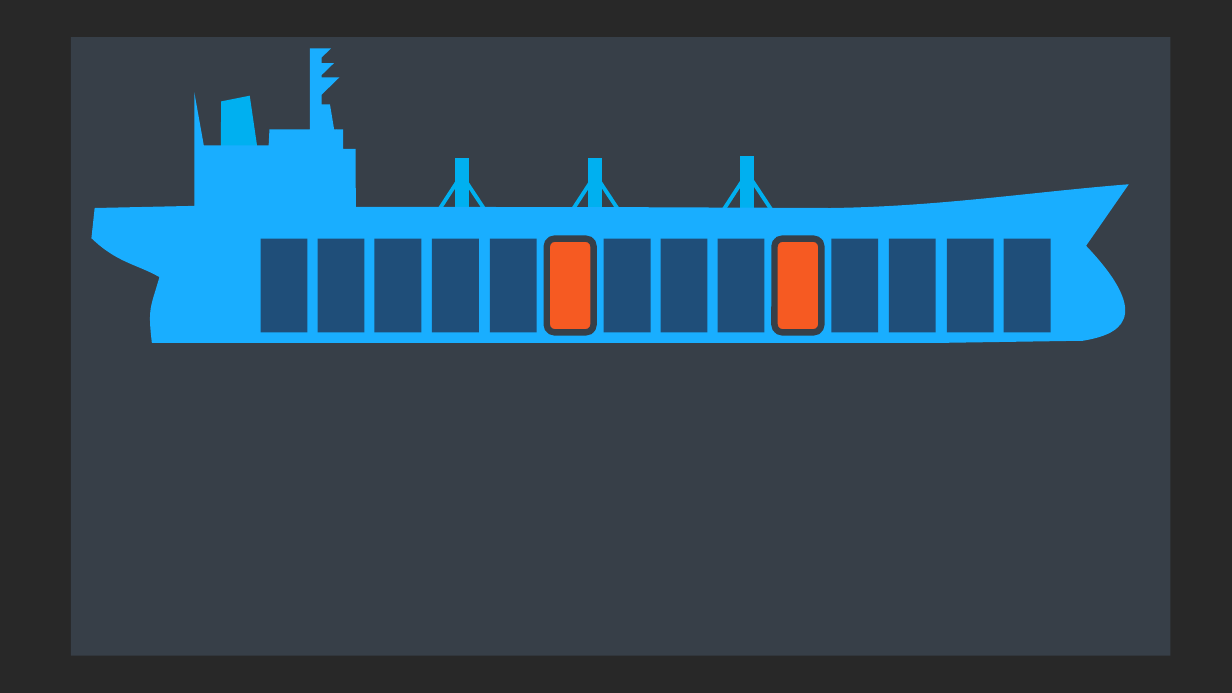
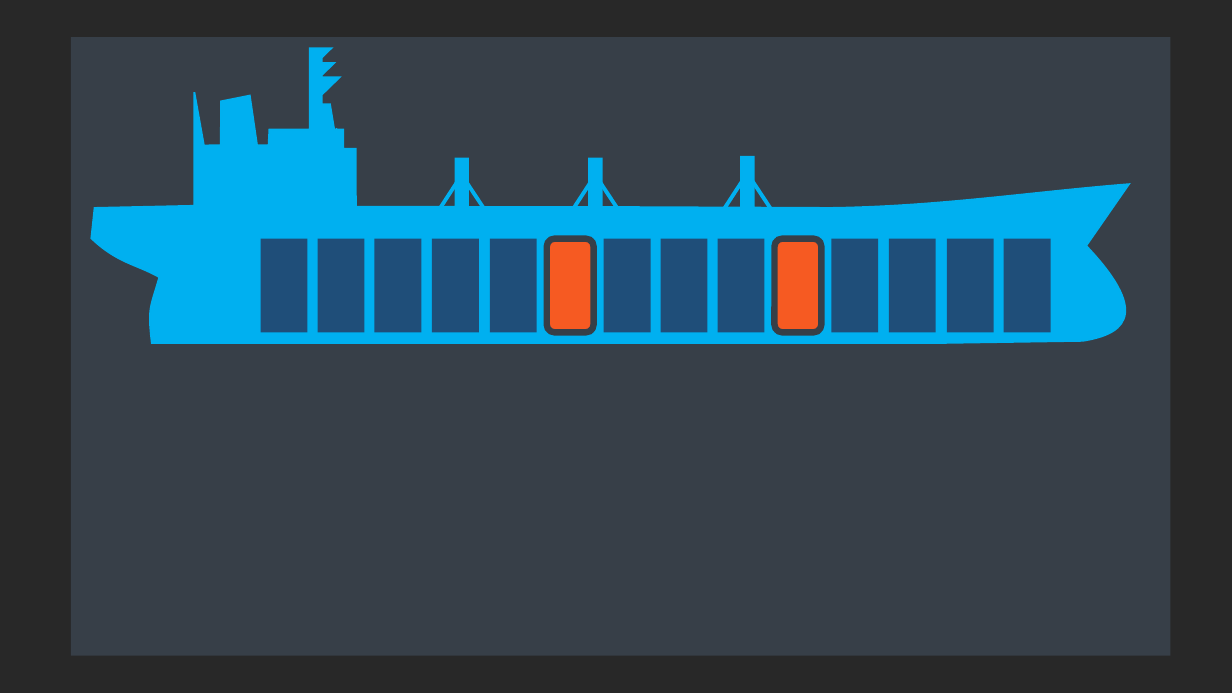
Before and after one commit to asynkron/website, a slide deck: slide 17 of media/logo.pptx (slide 19 before the commit). Drawn at 1232x693 pixels with LibreOffice and Linux fonts; fonts in the diff are those of the drawing. Boxes give left, top, right and bottom in pixels: in the first picture for what was removed or moved away, otherwise in the second. Text is boxed around its words. In the diff, an @@ line names an element or a change of style, - is before the commit and + after.

```diff
--- a/media/logo.pptx
+++ b/media/logo.pptx
@@ freeform shape at [91,48,1129,343]: fill #19AEFF to #00B0F0; outline none to #00B0EF 1.5 pt; outline redrawn @@
@@ freeform shape removed at [221,96,258,148] @@
@@ rectangle removed at [456,159,468,211] @@
@@ rectangle removed at [590,159,602,211] @@
@@ rectangle removed at [741,157,753,209] @@
@@ line (456, 185) - (439, 211): stroke #00B0EF 3 pt to #00B0F0 3 pt @@
@@ line (468, 185) - (485, 211): stroke #00B0EF 3 pt to #00B0F0 3 pt @@
@@ line (590, 185) - (572, 211): stroke #00B0EF 3 pt to #00B0F0 3 pt @@
@@ line (602, 185) - (619, 211): stroke #00B0EF 3 pt to #00B0F0 3 pt @@
@@ line (741, 183) - (725, 209): stroke #00B0EF 3 pt to #00B0F0 3 pt @@
@@ line (754, 183) - (771, 209): stroke #00B0EF 3 pt to #00B0F0 3 pt @@
```
Also in this commit, not shown: 10 other slides changed, 3 slides added, 3 slides removed.
